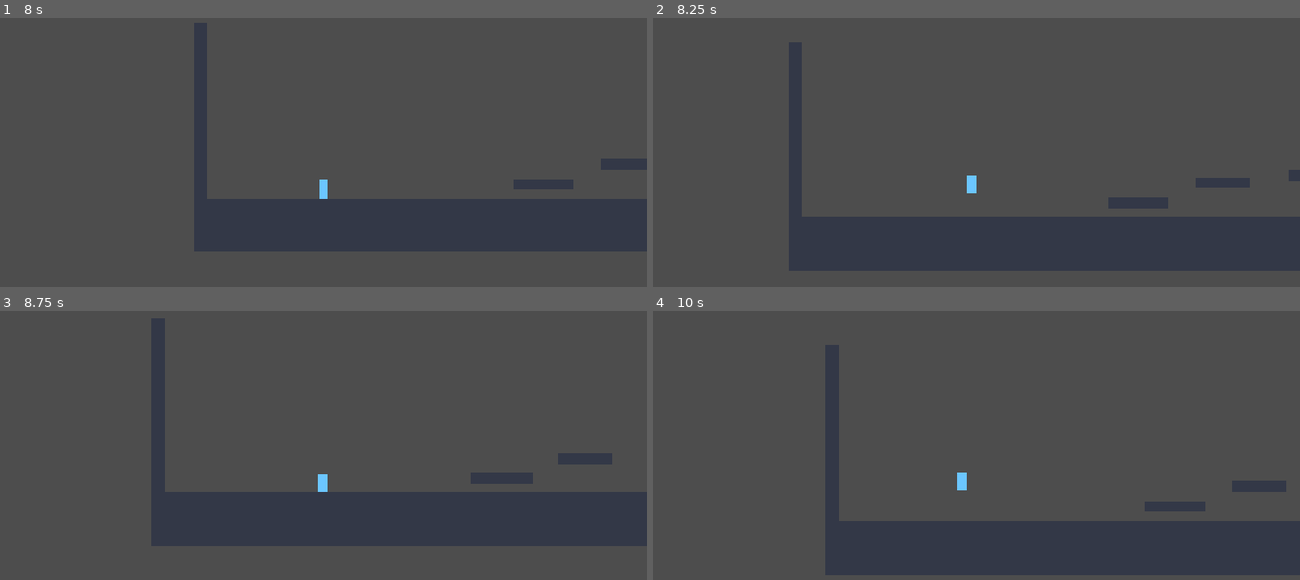
Above: before the commit, frames 1-4 (two rows, left to right).
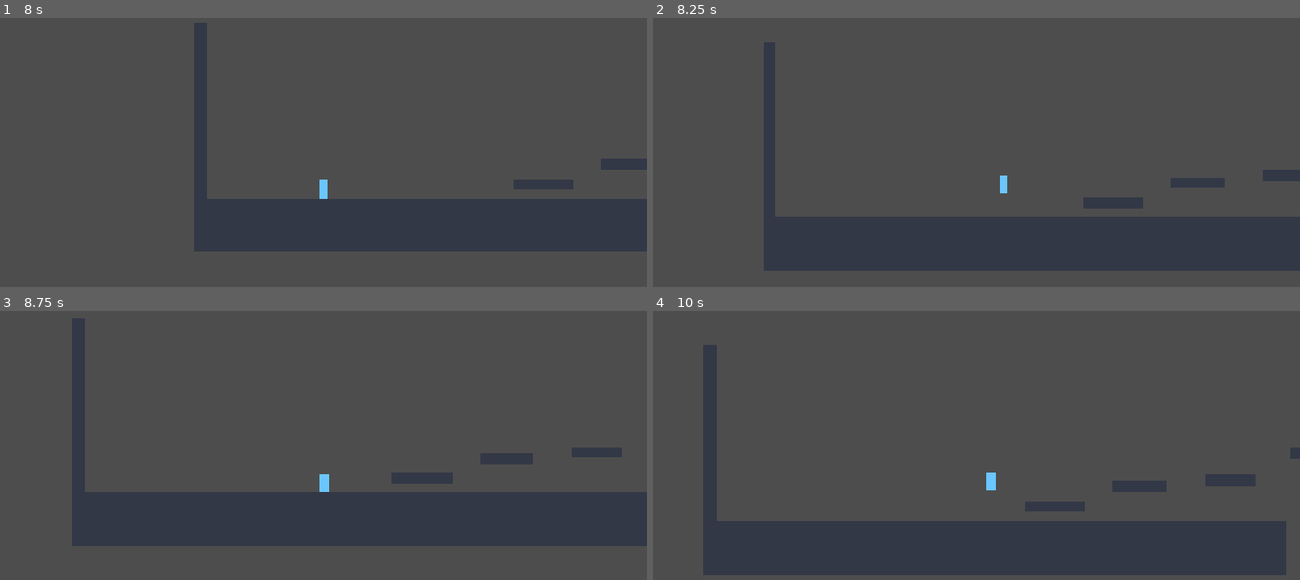
Above: after the commit, the same moments.

Repository: p4inz-code/project-ascent
Game: Godot game, scene res://scenes/main_scene.tscn
Same seed, same stepped clock (60 frames per second), same inputs: the game is played once before the commit and once after it.
Inputs (mouse positions are in pixels of both pictures, inside the frame that each line leads up to):
- Up to frame 1 (8 s): tap Enter (ui_accept) at 0.5, 6.5 s; move the mouse to (465, 171) at 0.52 s; hold D (move_right) 0.53-1.25 s; tap Shift (dash) at 0.6, 2.3, 6.6 s; click (465, 171) at 0.67 s; tap Space (jump) at 0.77, 1.07, 6.77, 7.07 s; tap J at 0.8, 3.6, 5.1 s; drag from (194, 206) to (291, 262) at 1.27 s; move the mouse to (388, 109) at 2.02 s; hold D (move_right) 2.03-2.75 s; hold Space (jump) 2.03-2.75 s; drag from (291, 262) to (129, 133) at 2.77 s; move the mouse to (517, 243) at 3.52 s; hold A (move_left) 3.53-4.25 s; hold Space (jump) 3.53-4.25 s; tap R (restart) at 4.15 s; drag from (129, 133) to (226, 98) at 4.27 s; move the mouse to (355, 190) at 5.02 s; hold Down (ui_down) 5.03-5.75 s; click (355, 190) at 5.17 s; drag from (226, 98) to (194, 206) at 5.77 s; move the mouse to (465, 171) at 6.52 s; hold Up (ui_up) 6.53-7.25 s; drag from (194, 206) to (291, 262) at 7.27 s
- Up to frame 2 (8.25 s): tap R (restart) at 8 s; move the mouse to (1041, 109) at 8.02 s; hold Down (ui_down) from 8.03 s (still down); hold Space (jump) from 8.03 s (still down); tap Shift (dash) at 8.1 s
- Up to frame 3 (8.75 s): keep holding Down (ui_down); keep holding Space (jump)
- Up to frame 4 (10 s): release Down (ui_down) at 8.75 s; release Space (jump) at 8.75 s; drag from (944, 555) to (782, 426) at 8.77 s; tap Enter (ui_accept) at 9.5 s; move the mouse to (1170, 536) at 9.52 s; hold Up (ui_up) from 9.53 s (still down); hold Space (jump) from 9.53 s (still down); click (1170, 536) at 9.67 s; tap J at 9.8 s

Frame 1 is identical in both runs. In frame 2, 4.2% of the frame differs, in the area x 17-99%, y 9-94%; in frame 3, 6.8%; in frame 4, 8.8%, in the area x 7-100%, y 12-99%.

Commit message:
fix(loop): clear transient player state on respawn/restart
_respawn() only reset position + velocity, so a life that ended mid-dash
or mid-wall-jump-lockout carried that state into the next one -- dying
while dashing resumed the dash with velocity already zeroed, freezing the
player for the rest of dash_time. Added Player.reset_state() (dash, wall-
jump lock, coyote, jump buffer, facing) and call it from _respawn so a
fall-death, manual restart, and goal loop all start clean.

Regression: new mid-dash respawn check in test_movement (26/26), feel 4/4.

Co-Authored-By: Claude <noreply@anthropic.com>

Diff:
--- a/scripts/main_scene.gd
+++ b/scripts/main_scene.gd
@@ -31,11 +31,12 @@
 		_respawn()
 
 
-## Return the player to the spawn point with cleared momentum. Kept as one path
-## so a fall-death and a manual restart behave identically.
+## Return the player to the spawn point with all transient movement state
+## cleared. Kept as one path so a fall-death and a manual restart behave
+## identically — and so a new life never resumes a dash or lockout from the old.
 func _respawn() -> void:
 	_player.global_position = _spawn_point
-	_player.velocity = Vector2.ZERO
+	_player.reset_state()
 
 
 func _on_goal_body_entered(body: Node2D) -> void:
--- a/scripts/player.gd
+++ b/scripts/player.gd
@@ -85,6 +85,21 @@
 
 func _ready() -> void:
 	_recalculate_physics()
+
+
+## Clear all transient movement state. Called on respawn/restart so a new life
+## never inherits a dash, wall-jump lockout, buffered jump, or coyote grace from
+## the previous one (e.g. dying mid-dash would otherwise resume the dash — with
+## velocity already zeroed — freezing the player for the rest of dash_time).
+func reset_state() -> void:
+	velocity = Vector2.ZERO
+	_is_dashing = false
+	_dash_timer = 0.0
+	_dash_available = true
+	_wall_jump_lock_timer = 0.0
+	_coyote_timer = 0.0
+	_jump_buffer_timer = 0.0
+	_facing = 1
 
 
 ## Recompute jump velocity and asymmetric gravity from the height/time tunables.
--- a/tests/test_movement.gd
+++ b/tests/test_movement.gd
@@ -152,5 +152,22 @@
 	_check("landing signal fires on touchdown", landed_speed >= 0.0)
 	_check("landing signal reports real impact speed (not zeroed)", landed_speed > 200.0)
 
+	# Phase 10: respawn clears transient state. Start a dash, then fall-kill the
+	# player mid-dash; the new life must not inherit the dash (which, with velocity
+	# zeroed by respawn, would otherwise freeze it for the rest of dash_time).
+	await _step(20)
+	_check("grounded before mid-dash respawn", _player.is_on_floor())
+	Input.action_press("move_right", 1.0)
+	await physics_frame
+	_press_key(KEY_J, true)
+	await _step(2)
+	_check("dash active before respawn", _player._is_dashing)
+	_player.global_position.y = _main.kill_depth + 100.0
+	await _step(3) # let main_scene respawn and a frame settle
+	_press_key(KEY_J, false)
+	Input.action_release("move_right")
+	_check("respawn clears dash state", not _player._is_dashing)
+	_check("respawn returns to spawn (mid-dash)", _player.global_position.distance_to(spawn) < 60.0)
+
 	print("[test_movement] failures=%d" % _failures)
 	quit(1 if _failures > 0 else 0)
